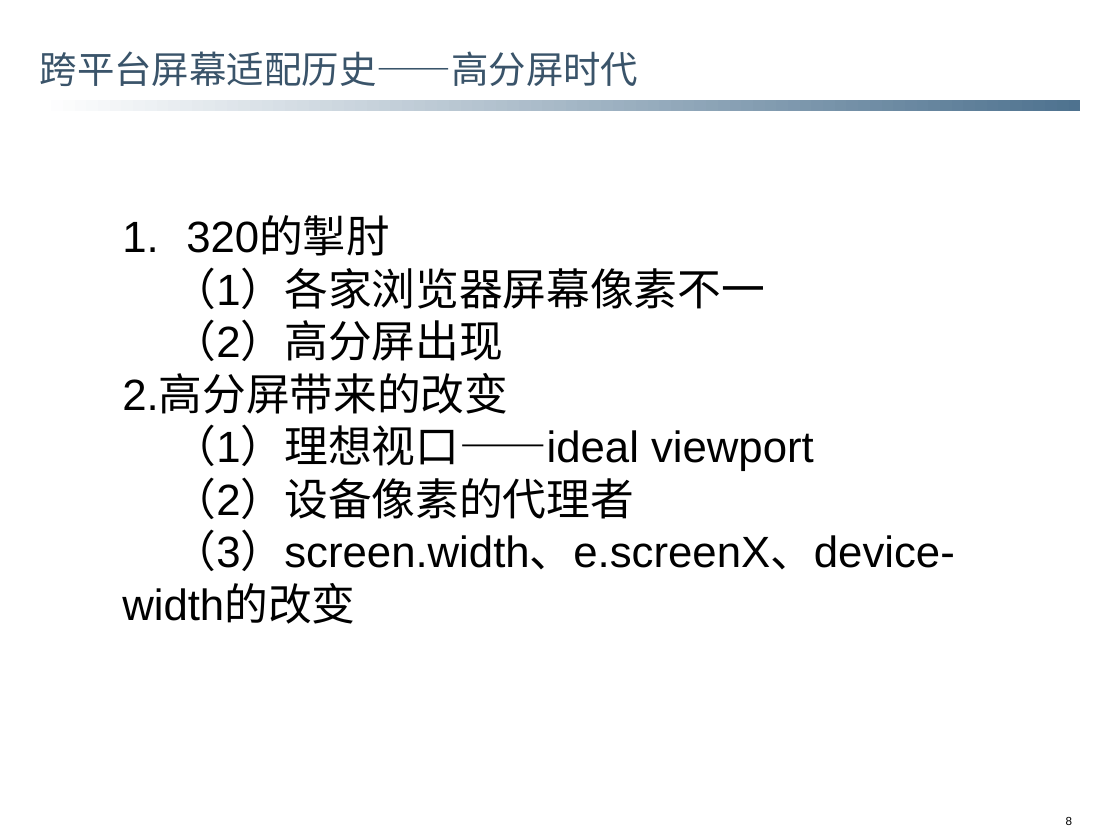
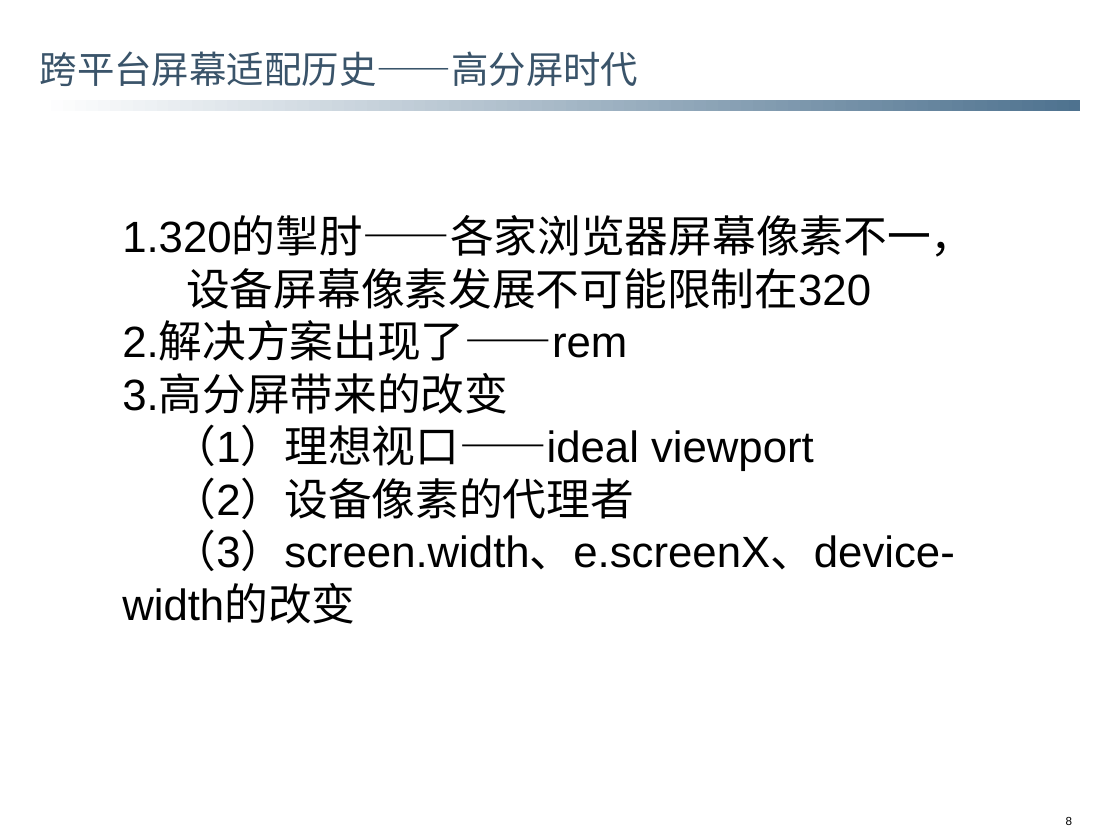
Before and after one commit to snailDu/blog, a slide deck: slide 8 of 技术分享/跨平台屏幕适配原理.pptx. Drawn at 1120x840 pixels with LibreOffice and Linux fonts; fonts in the diff are those of the drawing; background and template pictures are left out. Boxes give left, top, right and bottom in pixels: in the first picture for what was removed or moved away, otherwise in the second. Text is boxed around its words. In the diff, an @@ line names an element or a change of style, - is before the commit and + after.

```diff
--- a/技术分享/跨平台屏幕适配原理.pptx
+++ b/技术分享/跨平台屏幕适配原理.pptx
@@ text at (122, 217, 974, 414): text changed @@
-1. 320的掣肘
-    （1）各家浏览器屏幕像素不一
-    （2）高分屏出现
-    2.高分屏带来的改变
+1.320的掣肘——各家浏览器屏幕像素不一，设备屏幕像素发展不可能限制在320
+    2.解决方案出现了——rem
+    3.高分屏带来的改变
```
Also in this commit, not shown: 1 other slide changed, 1 other file.
